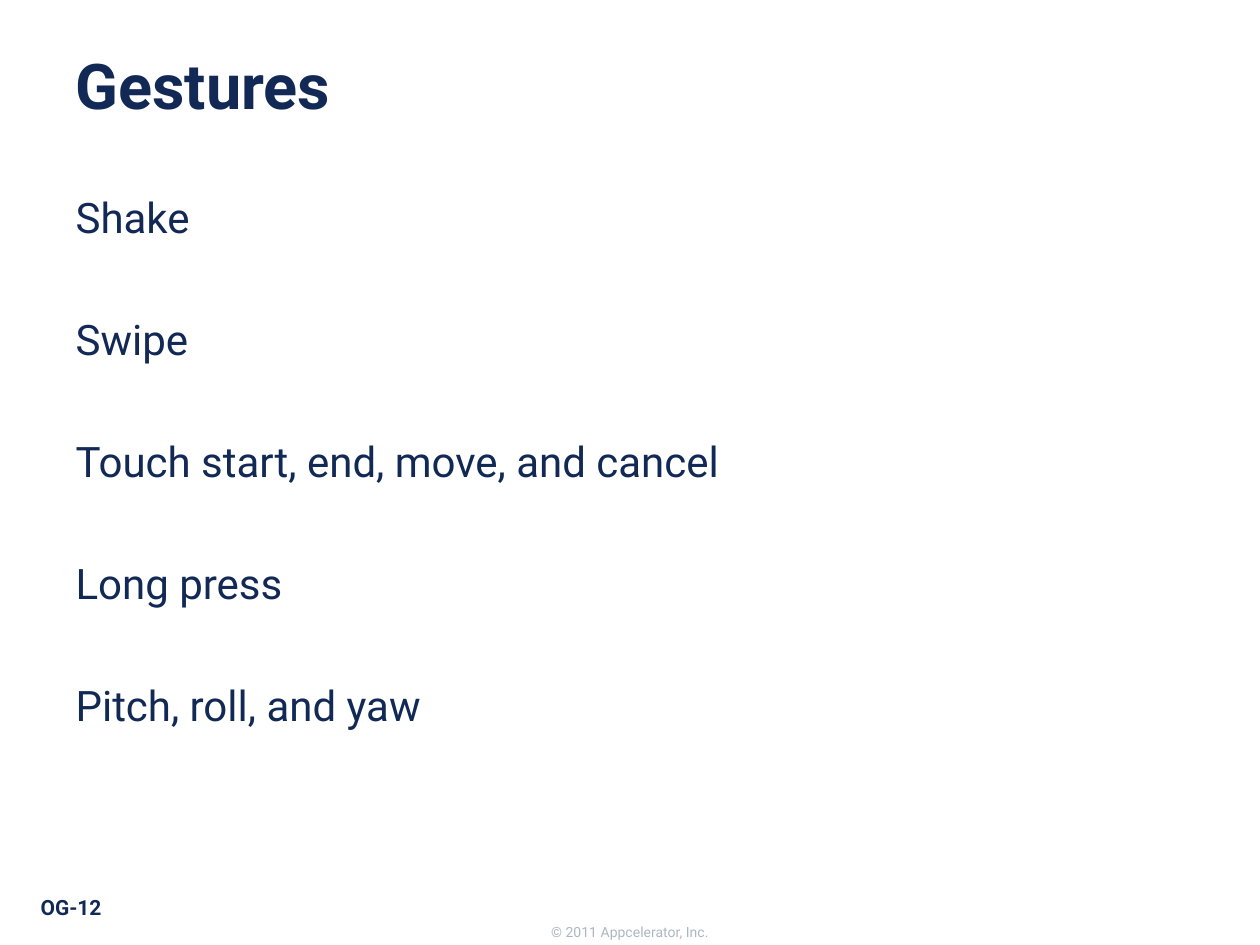
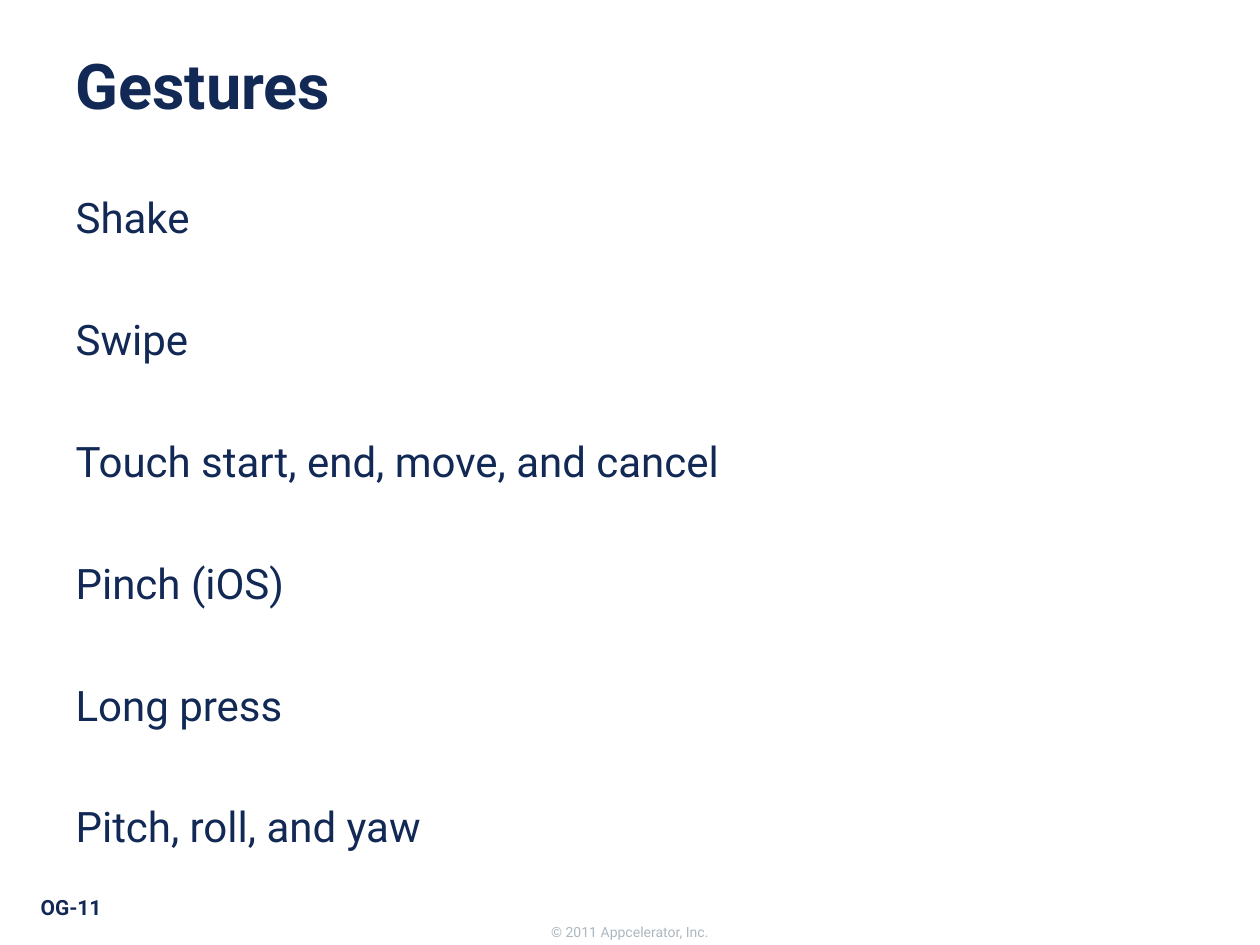
Before and after one commit to appcelerator-forks/appcelerator-training.tcmd_certification, a slide deck: slide 11 of 325.pptx (slide 12 before the commit). Drawn at 1260x945 pixels with LibreOffice and Linux fonts; fonts in the diff are those of the drawing; background and template pictures are left out. Boxes give left, top, right and bottom in pixels: in the first picture for what was removed or moved away, otherwise in the second. Text is boxed around its words. In the diff, an @@ line names an element or a change of style, - is before the commit and + after.

```diff
--- a/325.pptx
+++ b/325.pptx
@@ text at box(76, 565, 284, 609): paragraph added @@
+Pinch (iOS)
@@ page number at box(41, 900, 102, 916): text changed @@
-OG-12
+OG-11
```
Also in this commit, not shown: 2 other slides changed, 1 slide added, 1 slide removed, 7 other files.
